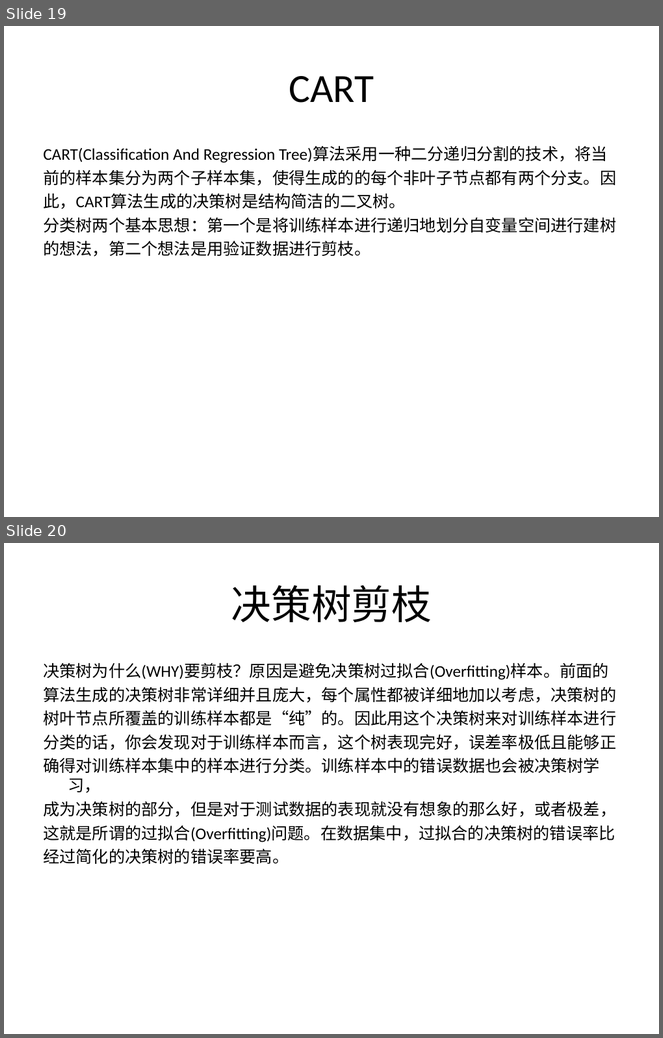
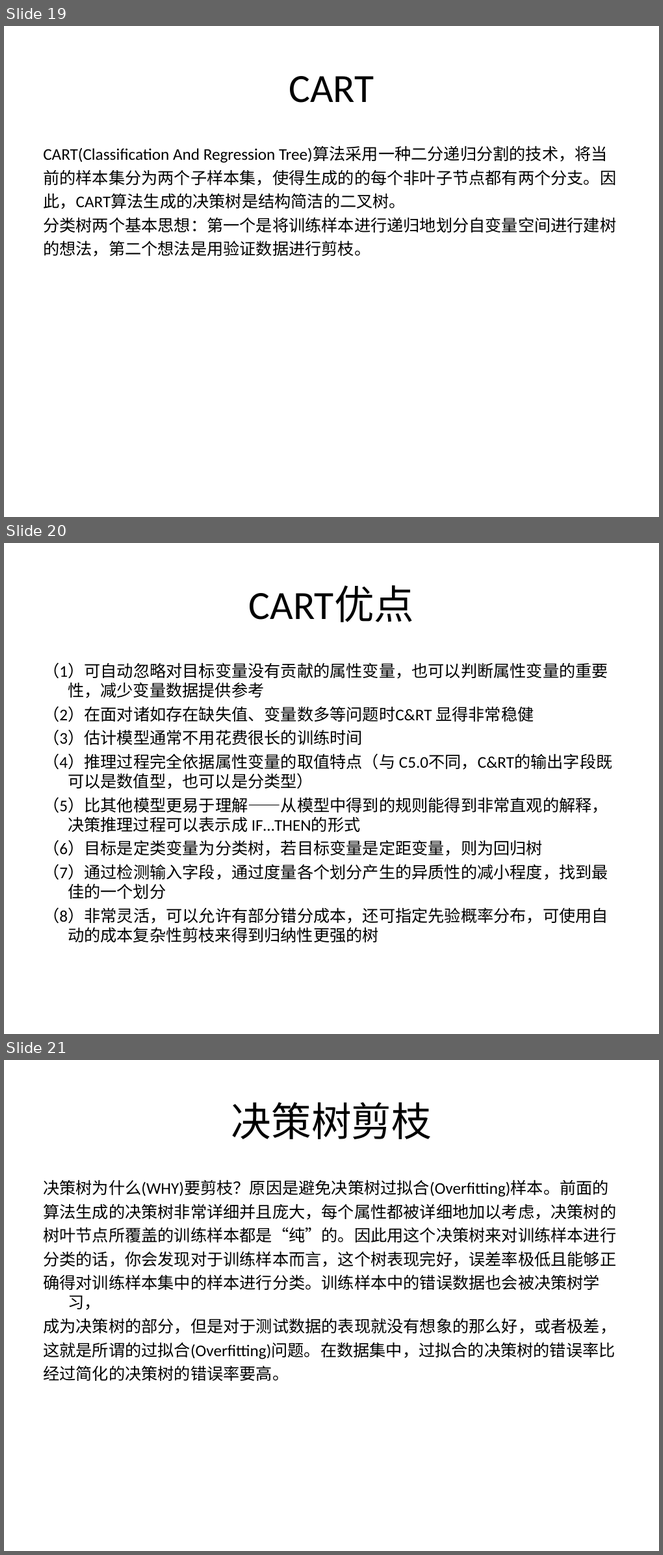
Before and after one commit to fighting-one-piece/shell-scripts, a slide deck: data_mining/src/main/resources/doc/decisiontree.ppt. Shown one above the other, each under a label of ours: slides 19 and 20 before the commit, slides 19, 20 and 21 after it. The pictures are 663x1038 and 663x1555 pixels, drawn with LibreOffice and Linux fonts; fonts in the diff are those of the drawing. Boxes give left, top, right and bottom in pixels: in the first picture for what was removed or moved away, otherwise in the second. Text is boxed around its words. In the diff, an @@ line names an element or a change of style, - is before the commit and + after.

```diff
--- a/data_mining/src/main/resources/doc/decisiontree.ppt
+++ b/data_mining/src/main/resources/doc/decisiontree.ppt
@@ slide 20 added at <box>4,543,659,1034</box>, background #FFFFFF @@
@@ title added at <box>249,586,415,622</box>, 44 pt, text #000000 @@
+CART优点
@@ text added at <box>43,663,613,943</box>, 18 pt, text #000000 @@
+（1）可自动忽略对目标变量没有贡献的属性变量，也可以判断属性变量的重要性，减少变量数据提供参考
+（2）在面对诸如存在缺失值、变量数多等问题时C&RT 显得非常稳健
+（3）估计模型通常不用花费很长的训练时间
+（4）推理过程完全依据属性变量的取值特点（与 C5.0不同，C&RT的输出字段既可以是数值型，也可以是分类型）
+（5）比其他模型更易于理解——从模型中得到的规则能得到非常直观的解释，决策推理过程可以表示成 IF…THEN的形式
+（6）目标是定类变量为分类树，若目标变量是定距变量，则为回归树
+（7）通过检测输入字段，通过度量各个划分产生的异质性的减小程度，找到最佳的一个划分
+（8）非常灵活，可以允许有部分错分成本，还可指定先验概率分布，可使用自动的成本复杂性剪枝来得到归纳性更强的树
@@ what was slide 20 is now slide 21 @@
```
Also in this commit, not shown: 1 slide changed, 9 other slides added, 6 other files.
